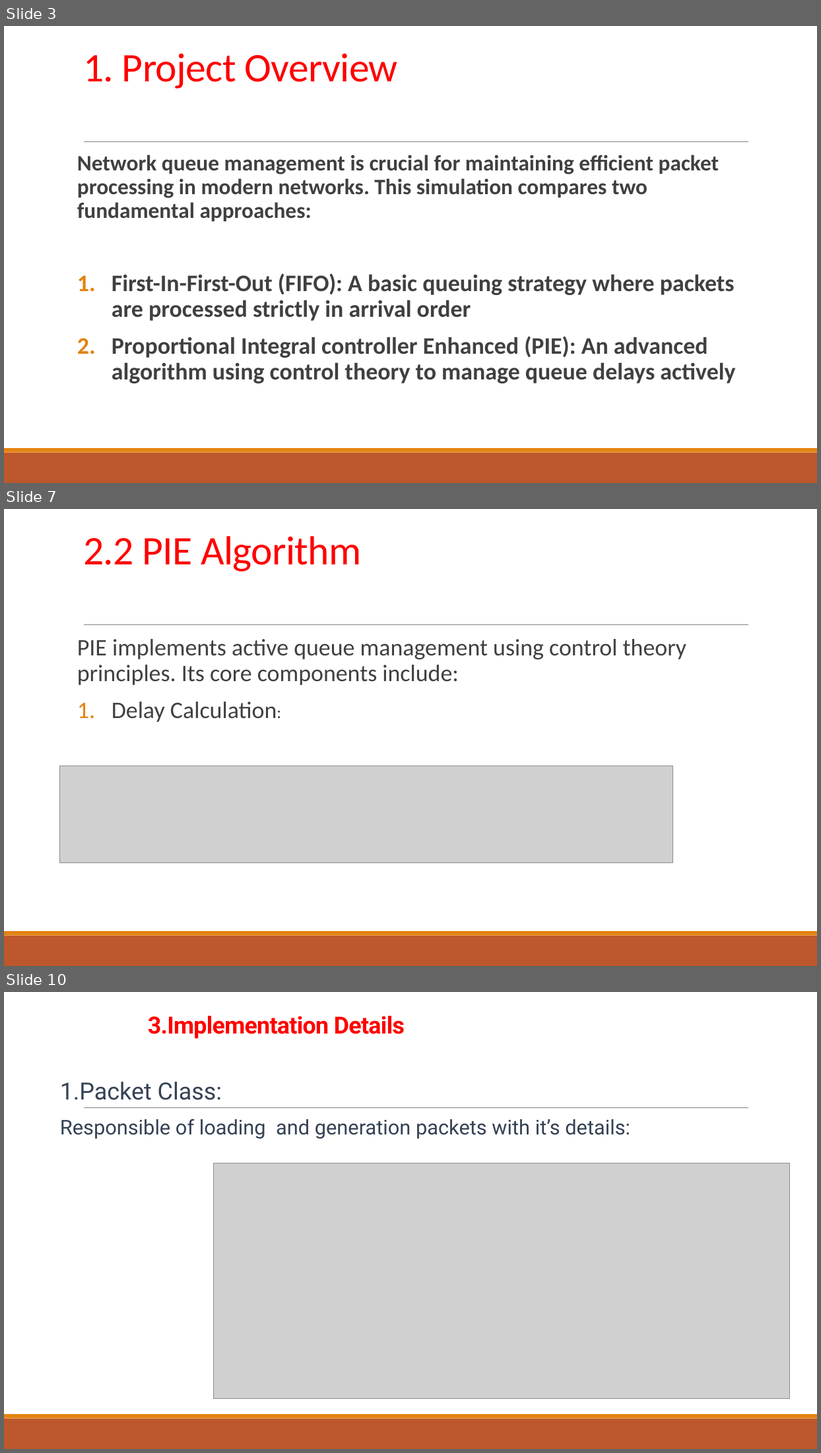
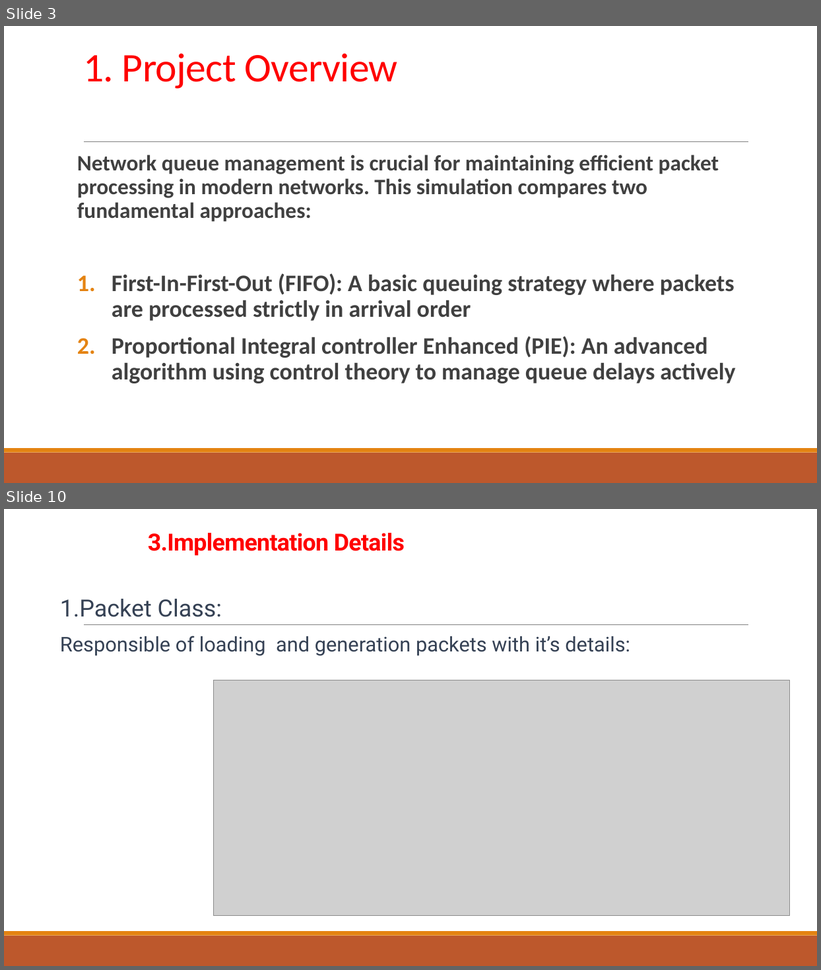
Before and after one commit to Thanoon12k/ROUTER-AQM-FIFO-CODEL-PIE-comparison, a slide deck: PIE.pptx. Shown one above the other, each under a label of ours: slides 3, 7 and 10 before the commit, slides 3 and 10 after it; the slides between them are not shown. The pictures are 821x1453 and 821x970 pixels, drawn with LibreOffice and Linux fonts; fonts in the diff are those of the drawing; grey boxes stand for pictures. Boxes give left, top, right and bottom in pixels: in the first picture for what was removed or moved away, otherwise in the second. Text is boxed around its words. In the diff, an @@ line names an element or a change of style, - is before the commit and + after.

```diff
--- a/PIE.pptx
+++ b/PIE.pptx
@@ slide 7 removed at <box>4,509,817,966</box>, background #FFFFFF; not listed: 3 template elements that a slide beside it also shows @@
@@ title removed at <box>83,536,361,572</box> @@
-2.2 PIE Algorithm
@@ text removed at <box>77,639,687,722</box> @@
-PIE implements active queue management using control theory principles. Its core components include:
-1. Delay Calculation:
@@ picture removed at <box>60,766,673,863</box> @@
```
Also in this commit, not shown: 14 slides changed, 4 slides added, 5 other slides removed, 16 other files.
